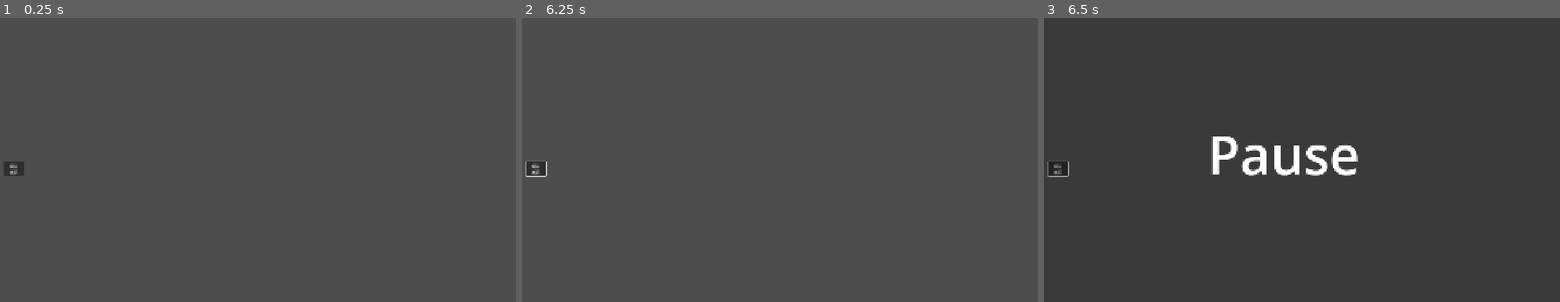
Above: before the commit, frames 1-3 (left to right).
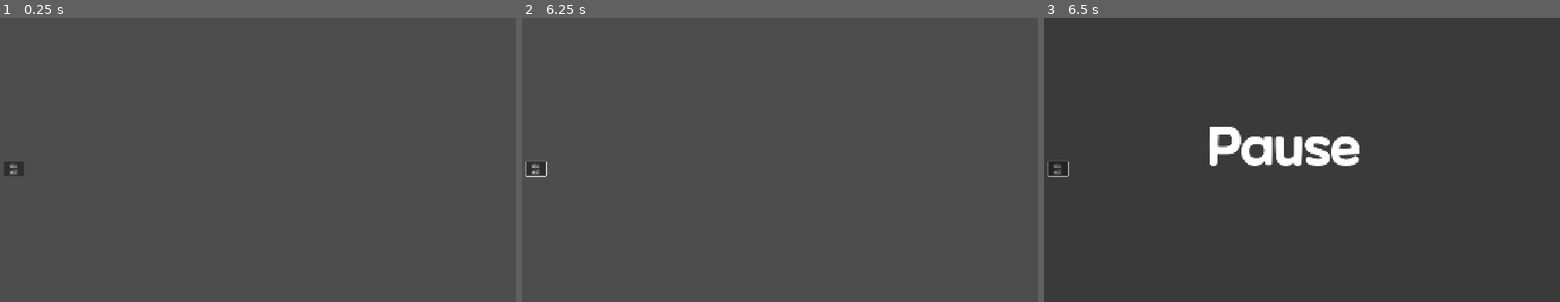
Above: after the commit, the same moments.

Repository: xyur2/F--kx
Game: Godot game, scene res://scene/node_2d.tscn
Two runs of this game, one before a commit and one after it. Both use one fixed random seed, a clock stepped at 60 frames per second and the inputs below.
Inputs (mouse positions are in pixels of both pictures, inside the frame that each line leads up to):
- Up to frame 1 (0.25 s): no input
- Up to frame 2 (6.25 s): click "대사 버튼" at 0.5 s; click "대사 버튼" at 1.25 s; click "대사 버튼" at 2 s; tap Enter at 2.75 s; move the mouse to (893, 145) at 2.77 s; tap Space (continue) at 2.85, 3.5, 3.6, 4.25, 4.35, 5, 5.1, 5.75, 5.85 s; click (893, 145) at 2.92 s; move the mouse to (676, 174) at 3.52 s; click (676, 174) at 3.67 s; move the mouse to (831, 97) at 4.27 s; click (831, 97) at 4.42 s; move the mouse to (754, 216) at 5.02 s; click (754, 216) at 5.17 s; move the mouse to (934, 202) at 5.77 s; click (934, 202) at 5.92 s
- Up to frame 3 (6.5 s): tap Escape (pause) at 6.4 s

Frames 1-2 are identical in both runs. In frame 3, 2.6% of the frame differs, in the area x 32-62%, y 38-56%.

Commit message:
폰트 수정

Diff:
--- a/scene/canvas_layer.tscn
+++ b/scene/canvas_layer.tscn
@@ -1,4 +1,6 @@
-[gd_scene format=3 uid="uid://bjbdmbela6fa1"]
+[gd_scene load_steps=2 format=3 uid="uid://bjbdmbela6fa1"]
+
+[ext_resource type="FontFile" uid="uid://dpmd0flr32atc" path="res://asset/font_bold.ttf" id="1_xp8f4"]
 
 [node name="CanvasLayer" type="CanvasLayer"]
 
@@ -13,5 +15,6 @@
 offset_top = 40.0
 offset_right = 685.0
 offset_bottom = 313.0
+theme_override_fonts/font = ExtResource("1_xp8f4")
 theme_override_font_sizes/font_size = 200
 text = "Pause"
--- a/scene/dayend.tscn
+++ b/scene/dayend.tscn
@@ -1,16 +1,16 @@
-[gd_scene format=3 uid="uid://ceqjy3b18ihhf"]
+[gd_scene load_steps=3 format=3 uid="uid://ceqjy3b18ihhf"]
 
 [ext_resource type="Texture2D" uid="uid://exk133bp45i6" path="res://asset/endday.png" id="1_2tlyh"]
 [ext_resource type="FontFile" uid="uid://dpmd0flr32atc" path="res://asset/font_bold.ttf" id="2_splet"]
 
-[node name="Dayend" type="Node2D" unique_id=769970450]
+[node name="Dayend" type="Node2D"]
 
-[node name="Sprite2D" type="Sprite2D" parent="." unique_id=1926224056]
+[node name="Sprite2D" type="Sprite2D" parent="."]
 position = Vector2(980, 540)
 scale = Vector2(0.85, 0.85)
 texture = ExtResource("1_2tlyh")
 
-[node name="Label" type="Label" parent="." unique_id=1674616294]
+[node name="Label" type="Label" parent="."]
 offset_left = 667.0
 offset_top = 271.0
 offset_right = 1554.0
--- a/scene/joke.tscn
+++ b/scene/joke.tscn
@@ -6,23 +6,23 @@
 [ext_resource type="PackedScene" uid="uid://bq5ol7s0jrkkj" path="res://scene/me.tscn" id="2_vgkxu"]
 [ext_resource type="Texture2D" uid="uid://8brt8b5qhhni" path="res://asset/button_3.png" id="3_7ihp2"]
 
-[node name="Joke" type="Node2D" unique_id=834924065]
+[node name="Joke" type="Node2D"]
 
-[node name="Polygon2D" type="Polygon2D" parent="." unique_id=1820579759]
+[node name="Polygon2D" type="Polygon2D" parent="."]
 color = Color(1, 1, 1, 0.34117648)
 polygon = PackedVector2Array(-22, -48, -47, 1151, 2023, 1114, 2041, -85)
 
-[node name="Button" type="Button" parent="." unique_id=1974009903]
+[node name="Button" type="Button" parent="."]
 offset_left = 572.0
 offset_top = 4.0
 offset_right = 1177.0
 offset_bottom = 369.0
 
-[node name="Sprite2D" type="Sprite2D" parent="Button" unique_id=325032422]
+[node name="Sprite2D" type="Sprite2D" parent="Button"]
 position = Vector2(300, 186)
 texture = ExtResource("1_typl6")
 
-[node name="Label" type="Label" parent="Button" unique_id=1265908872]
+[node name="Label" type="Label" parent="Button"]
 layout_mode = 0
 offset_left = 122.0
 offset_top = 70.0
@@ -35,18 +35,18 @@
 vertical_alignment = 1
 autowrap_mode = 2
 
-[node name="Button2" type="Button" parent="." unique_id=876397740]
+[node name="Button2" type="Button" parent="."]
 offset_left = 750.0
 offset_top = 372.0
 offset_right = 1355.0
 offset_bottom = 737.0
 
-[node name="Sprite2D" type="Sprite2D" parent="Button2" unique_id=20137541]
+[node name="Sprite2D" type="Sprite2D" parent="Button2"]
 position = Vector2(304, 179)
 scale = Vector2(1.121673, 1.1070287)
 texture = ExtResource("2_jj4g0")
 
-[node name="Label" type="Label" parent="Button2" unique_id=1593123084]
+[node name="Label" type="Label" parent="Button2"]
 layout_mode = 0
 offset_left = 94.0
 offset_top = 59.0
@@ -59,17 +59,17 @@
 vertical_alignment = 1
 autowrap_mode = 2
 
-[node name="Button3" type="Button" parent="." unique_id=1405512667]
+[node name="Button3" type="Button" parent="."]
 offset_left = 912.0
 offset_top = 730.0
 offset_right = 1517.0
 offset_bottom = 1095.0
 
-[node name="Sprite2D" type="Sprite2D" parent="Button3" unique_id=1781073876]
+[node name="Sprite2D" type="Sprite2D" parent="Button3"]
 position = Vector2(300, 186)
 texture = ExtResource("3_7ihp2")
 
-[node name="Label" type="Label" parent="Button3" unique_id=795118560]
+[node name="Label" type="Label" parent="Button3"]
 layout_mode = 0
 offset_left = 117.0
 offset_top = 56.0
@@ -82,6 +82,6 @@
 vertical_alignment = 1
 autowrap_mode = 2
 
-[node name="Me" parent="." unique_id=780189449 instance=ExtResource("2_vgkxu")]
+[node name="Me" parent="." instance=ExtResource("2_vgkxu")]
 position = Vector2(980, 540)
 scale = Vector2(0.85, 0.85)
--- a/scene/main.tscn
+++ b/scene/main.tscn
@@ -28,28 +28,28 @@
 
 [sub_resource type="StyleBoxEmpty" id="StyleBoxEmpty_v2gmf"]
 
-[node name="Main" type="Node2D" unique_id=2093430170]
+[node name="Main" type="Node2D"]
 script = ExtResource("1_wp4xf")
 
-[node name="Camera2D" type="Camera2D" parent="." unique_id=753121178]
+[node name="Camera2D" type="Camera2D" parent="."]
 position = Vector2(980, 540)
 
-[node name="Dayend" parent="." unique_id=769970450 instance=ExtResource("2_of57s")]
+[node name="Dayend" parent="." instance=ExtResource("2_of57s")]
 position = Vector2(0, 6000)
 
-[node name="Bungee" parent="." unique_id=304857572 instance=ExtResource("1_v0l8b")]
+[node name="Bungee" parent="." instance=ExtResource("1_v0l8b")]
 position = Vector2(0, 2000)
 
-[node name="AnimatedSprite2D" parent="Bungee/Customer" index="0" unique_id=272378064]
+[node name="AnimatedSprite2D" parent="Bungee/Customer" index="0"]
 script = null
 
-[node name="Tower" parent="." unique_id=1629670762 instance=ExtResource("2_wp4xf")]
+[node name="Tower" parent="." instance=ExtResource("2_wp4xf")]
 script = null
 
-[node name="Joke" parent="." unique_id=834924065 instance=ExtResource("4_brvut")]
+[node name="Joke" parent="." instance=ExtResource("4_brvut")]
 position = Vector2(0, 2000)
 
-[node name="Button" parent="Joke" index="1" unique_id=1974009903]
+[node name="Button" parent="Joke" index="1"]
 theme_override_colors/font_color = Color(0, 0, 0, 1)
 theme_override_fonts/font = ExtResource("6_b5f6u")
 theme_override_font_sizes/font_size = 50
@@ -59,23 +59,23 @@
 text = "test"
 autowrap_trim_flags = 0
 
-[node name="Button2" parent="Joke" index="2" unique_id=876397740]
+[node name="Button2" parent="Joke" index="2"]
 theme_override_styles/normal = SubResource("StyleBoxEmpty_of57s")
 theme_override_styles/pressed = SubResource("StyleBoxEmpty_wscrc")
 theme_override_styles/hover = SubResource("StyleBoxEmpty_mswub")
 
-[node name="Button3" parent="Joke" index="3" unique_id=1405512667]
+[node name="Button3" parent="Joke" index="3"]
 theme_override_styles/normal = SubResource("StyleBoxEmpty_b5f6u")
 theme_override_styles/pressed = SubResource("StyleBoxEmpty_hybxs")
 theme_override_styles/hover = SubResource("StyleBoxEmpty_v2gmf")
 
-[node name="Start" parent="." unique_id=113536068 instance=ExtResource("5_p1hux")]
+[node name="Start" parent="." instance=ExtResource("5_p1hux")]
 position = Vector2(0, 4000)
 scale = Vector2(1, 1)
 
-[node name="CanvasLayer" type="CanvasLayer" parent="." unique_id=1020389309]
+[node name="CanvasLayer" type="CanvasLayer" parent="."]
 
-[node name="Transition" parent="CanvasLayer" unique_id=1778358465 instance=ExtResource("5_0ha60")]
+[node name="Transition" parent="CanvasLayer" instance=ExtResource("5_0ha60")]
 mouse_filter = 2
 script = ExtResource("6_4j5ol")
 
--- a/scene/pause.tscn
+++ b/scene/pause.tscn
@@ -1,6 +1,7 @@
-[gd_scene load_steps=2 format=3 uid="uid://bps1vnl50uusj"]
+[gd_scene load_steps=3 format=3 uid="uid://bps1vnl50uusj"]
 
 [ext_resource type="Script" uid="uid://dqne8cl27mpy6" path="res://script/pause.gd" id="1_snhp4"]
+[ext_resource type="FontFile" uid="uid://dpmd0flr32atc" path="res://asset/font_bold.ttf" id="2_e83wn"]
 
 [node name="CanvasLayer2" type="CanvasLayer"]
 process_mode = 2
@@ -17,5 +18,6 @@
 offset_top = 381.0
 offset_right = 1200.0
 offset_bottom = 654.0
+theme_override_fonts/font = ExtResource("2_e83wn")
 theme_override_font_sizes/font_size = 200
 text = "Pause"
--- a/scene/tower.tscn
+++ b/scene/tower.tscn
@@ -6,6 +6,7 @@
 [ext_resource type="PackedScene" uid="uid://bq5ol7s0jrkkj" path="res://scene/me.tscn" id="4_tawd1"]
 [ext_resource type="Texture2D" uid="uid://dx5r5xokmt44w" path="res://asset/tower_2.png" id="4_upbbx"]
 [ext_resource type="Texture2D" uid="uid://bk5pt15126blq" path="res://asset/textbox.png" id="5_upbbx"]
+[ext_resource type="FontFile" uid="uid://dpmd0flr32atc" path="res://asset/font_bold.ttf" id="7_jo41p"]
 [ext_resource type="Texture2D" uid="uid://cghywordim71h" path="res://asset/recorder.png" id="7_nrw1k"]
 
 [node name="Tower" type="Node2D"]
@@ -44,6 +45,7 @@
 offset_right = 1372.4999
 offset_bottom = 1085.5
 scale = Vector2(0.8, 0.8)
+theme_override_fonts/font = ExtResource("7_jo41p")
 theme_override_font_sizes/font_size = 50
 text = "..."
 horizontal_alignment = 1
@@ -59,6 +61,7 @@
 offset_top = 246.0
 offset_right = 1662.0
 offset_bottom = 516.0
+theme_override_fonts/font = ExtResource("7_jo41p")
 theme_override_font_sizes/font_size = 50
 text = "..."
 horizontal_alignment = 1
@@ -82,6 +85,7 @@
 offset_top = -1602.2434
 offset_right = -1084.1387
 offset_bottom = -1527.1248
+theme_override_fonts/font = ExtResource("7_jo41p")
 theme_override_font_sizes/font_size = 35
 text = "4"
 horizontal_alignment = 1
@@ -96,6 +100,7 @@
 offset_top = -1602.2434
 offset_right = -977.738
 offset_bottom = -1527.1248
+theme_override_fonts/font = ExtResource("7_jo41p")
 theme_override_font_sizes/font_size = 35
 text = "4"
 horizontal_alignment = 1
@@ -110,6 +115,7 @@
 offset_top = -1612.3776
 offset_right = -402.1281
 offset_bottom = -1542.8861
+theme_override_fonts/font = ExtResource("7_jo41p")
 theme_override_font_sizes/font_size = 50
 text = "4"
 horizontal_alignment = 1
Not shown: 1 places in scene/joke.tscn that only renumber resources
Not shown: 1 places in scene/main.tscn that only renumber resources
Not shown: 1 places in scene/tower.tscn that only renumber resources
